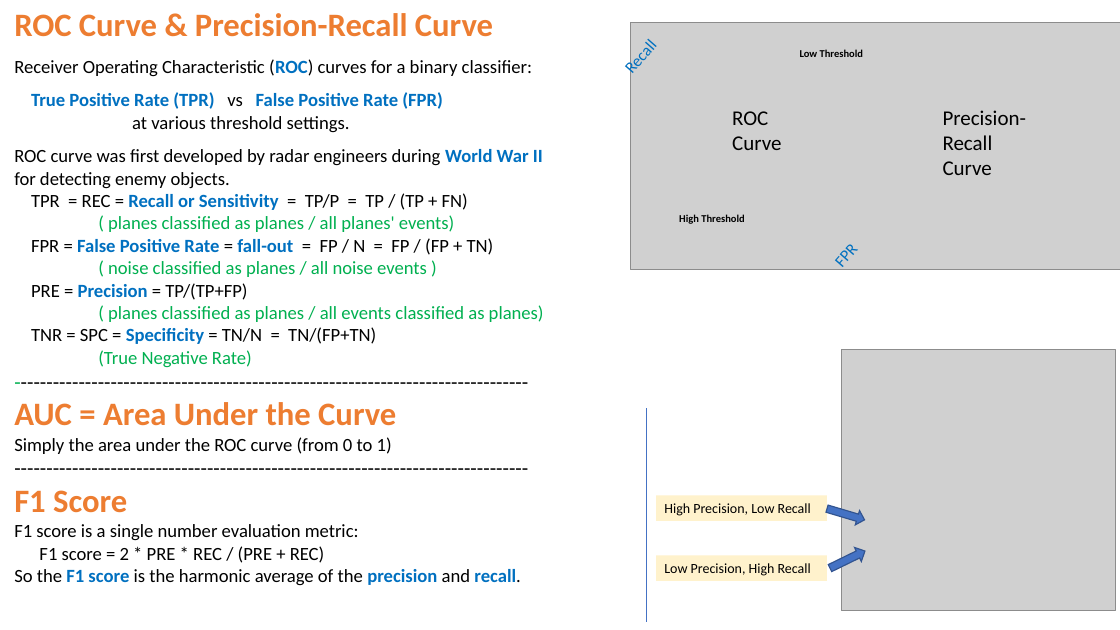
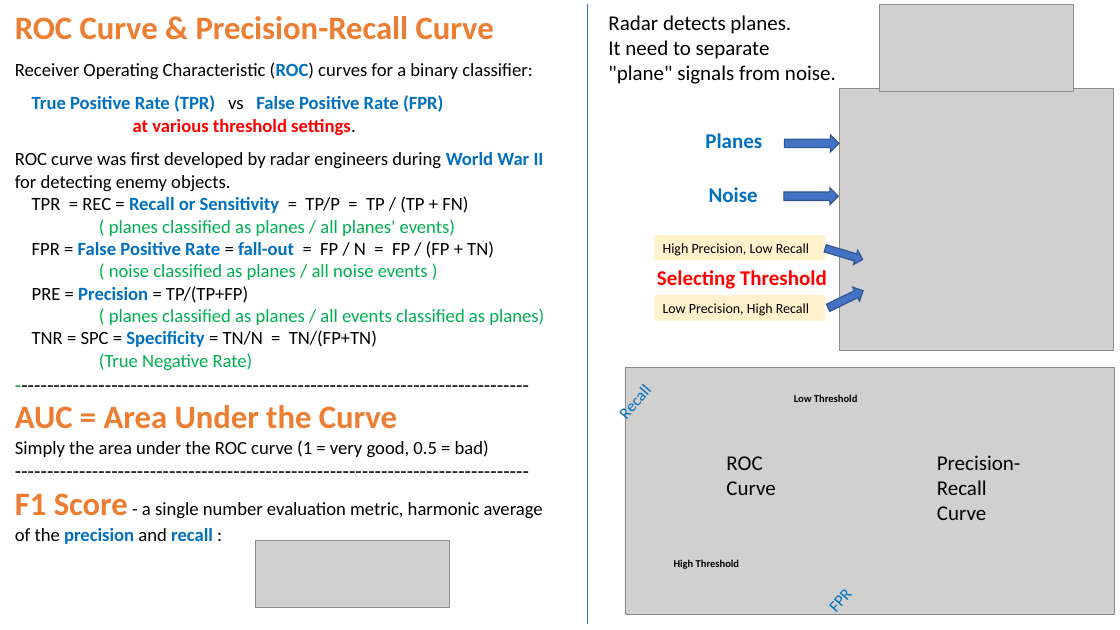
Before and after one commit to lselector/ml_ai_doc, a slide deck: slide 2 of Precision_Recall_ROC_Confusion.pptx. Drawn at 1120x630 pixels with LibreOffice and Linux fonts; fonts in the diff are those of the drawing; grey boxes stand for pictures. Boxes give left, top, right and bottom in pixels: in the first picture for what was removed or moved away, otherwise in the second. Text is boxed around its words. In the diff, an @@ line names an element or a change of style, - is before the commit and + after.

Commit message:
Added pictures of plane and radar

```diff
--- a/Precision_Recall_ROC_Confusion.pptx
+++ b/Precision_Recall_ROC_Confusion.pptx
@@ line moved from (647, 408) - (647, 623) to (587, 4) - (587, 624) @@
@@ text added at (x1=608, y1=15, x2=836, y2=84), 18 pt, text #000000 @@
+Radar detects planes.
+It need to separate
+"plane" signals from noise.
@@ picture added at (x1=880, y1=4, x2=1074, y2=92) @@
@@ picture moved from (x1=842, y1=350, x2=1116, y2=612) to (x1=839, y1=89, x2=1113, y2=351) @@
@@ text at (x1=133, y1=119, x2=355, y2=135): text colour #000000 to #FF0000, bold on in "at various threshold settings." @@
@@ text added at (x1=705, y1=133, x2=762, y2=148), 18 pt, text #0070C0, bold @@
+Planes
@@ right arrow added at (x1=785, y1=135, x2=839, y2=152), fill #4472C4, outline #325491 1 pt @@
@@ text added at (x1=709, y1=187, x2=758, y2=202), 18 pt, text #0070C0, bold @@
+Noise
@@ right arrow added at (x1=784, y1=188, x2=839, y2=205), fill #4472C4, outline #325491 1 pt @@
@@ text added at (x1=657, y1=270, x2=827, y2=289), 18 pt, text #FF0000, bold @@
+Selecting Threshold
@@ 2 rectangles, 2 right arrows moved together from (x1=656, y1=496, x2=869, y2=581) to (x1=655, y1=235, x2=867, y2=320) @@
@@ text at (x1=15, y1=440, x2=489, y2=458): text changed @@
-Simply the area under the ROC curve (from 0 to 1)
+Simply the area under the ROC curve (1 = very good, 0.5 = bad)
@@ text at (x1=15, y1=493, x2=543, y2=544): text changed @@
-F1 Score
-F1 score is a single number evaluation metric:
-F1 score = 2 * PRE * REC / (PRE + REC)
-So the F1 score is the harmonic average of the precision and recall.
+F1 Score - a single number evaluation metric, harmonic average
+of the precision and recall :
@@ picture added at (x1=255, y1=540, x2=450, y2=607) @@
@@ 6 texts, 1 picture moved together from (x1=195, y1=13, x2=1120, y2=280) to (x1=606, y1=366, x2=1115, y2=625) @@
```
Also in this commit, not shown: 2 other slides changed, 1 other file.
